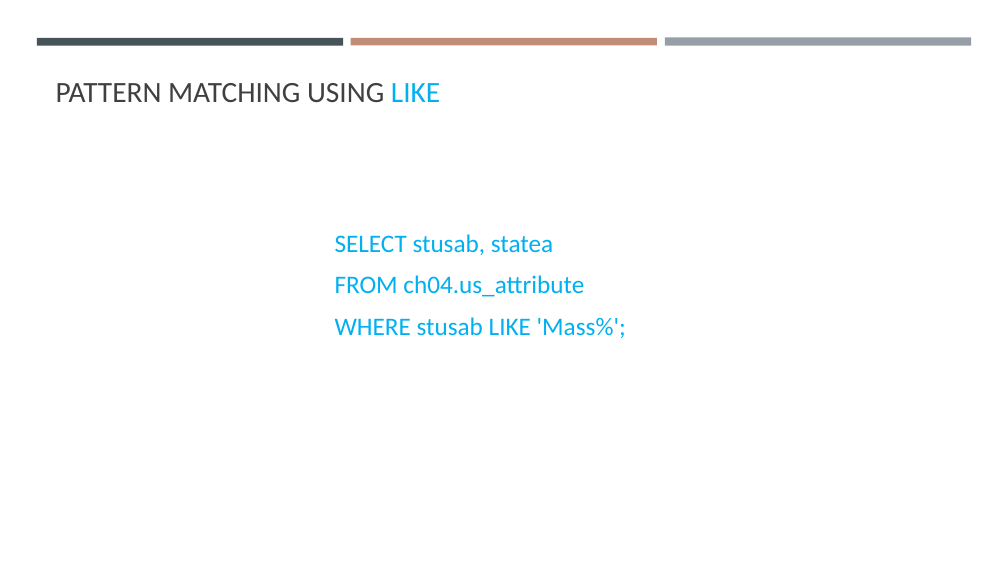
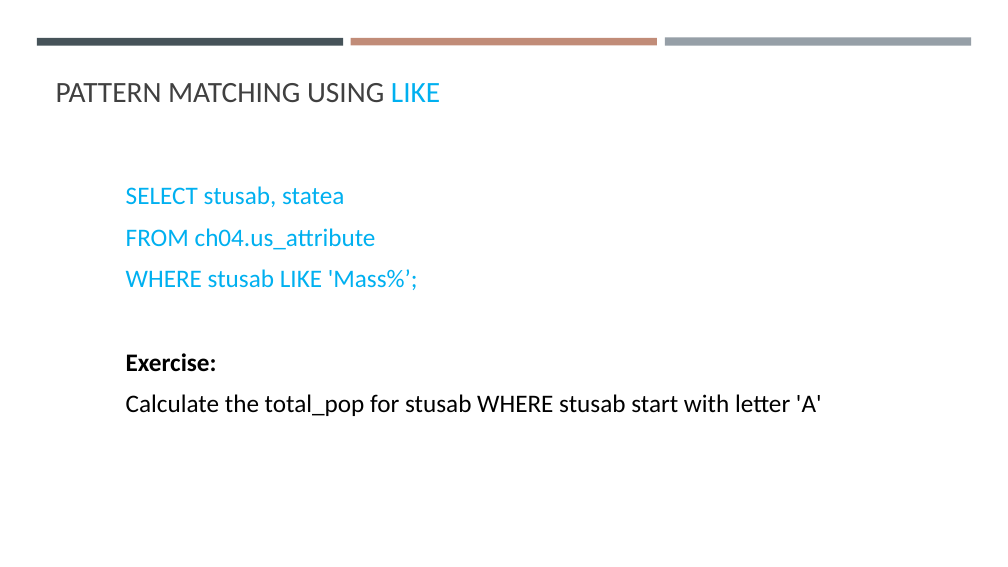
Before and after one commit to gisynw/ssj-376, a slide deck: slide 38 of docs/Lectures/Week04/Week04_SimpleSQL.pptx (slide 33 before the commit). Drawn at 1008x567 pixels with LibreOffice and Linux fonts; fonts in the diff are those of the drawing. Boxes give left, top, right and bottom in pixels: in the first picture for what was removed or moved away, otherwise in the second. Text is boxed around its words. In the diff, an @@ line names an element or a change of style, - is before the commit and + after.

```diff
--- a/docs/Lectures/Week04/Week04_SimpleSQL.pptx
+++ b/docs/Lectures/Week04/Week04_SimpleSQL.pptx
@@ text "SELECT stusab, statea": place and size @@
-text "SELECT stusab, statea" at (335,234,626,338)
+text "SELECT stusab, statea" at (126,186,822,416)
@@ text at (126,269,822,416): text changed; text colour #00B0F0 to #000000 @@
-WHERE stusab LIKE 'Mass%';
+WHERE stusab LIKE 'Mass%’;
+Exercise:
+Calculate the total_pop for stusab WHERE stusab start with letter 'A'
```
Also in this commit, not shown: 10 other slides changed, 12 slides added, 2 other files.
